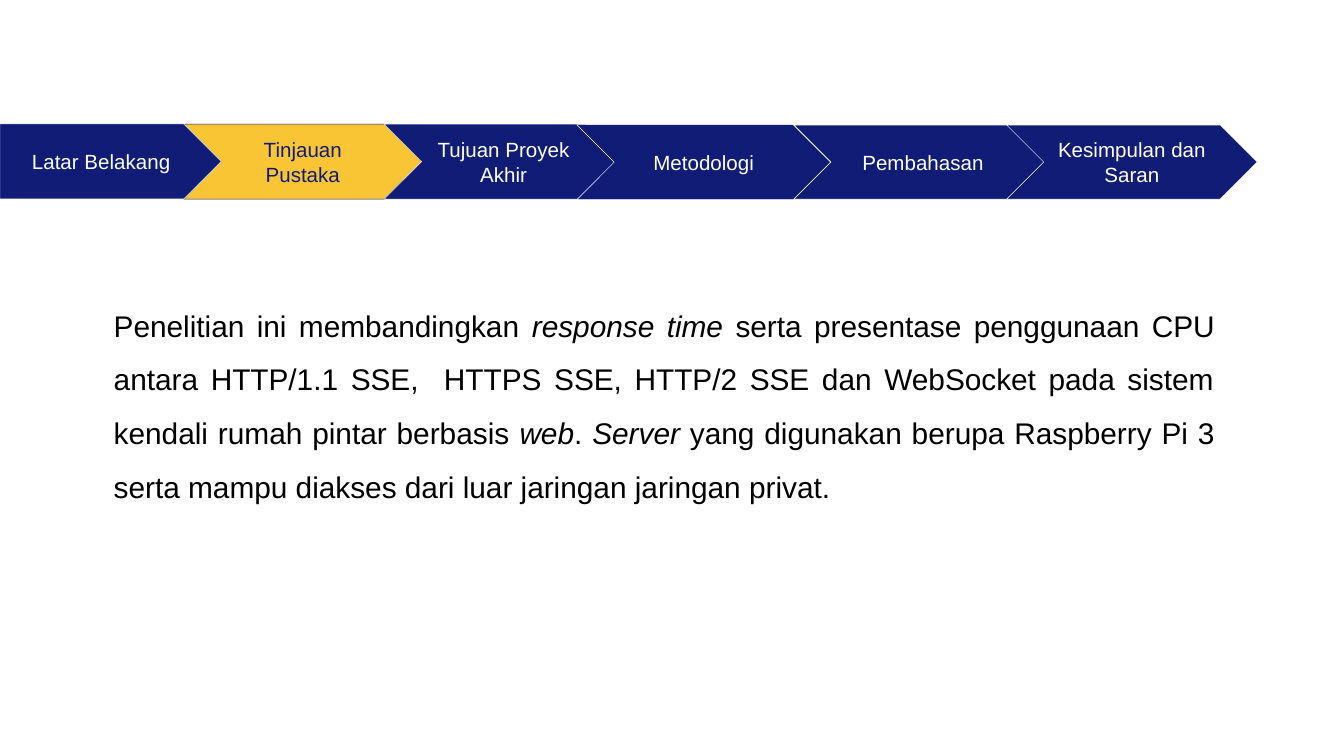
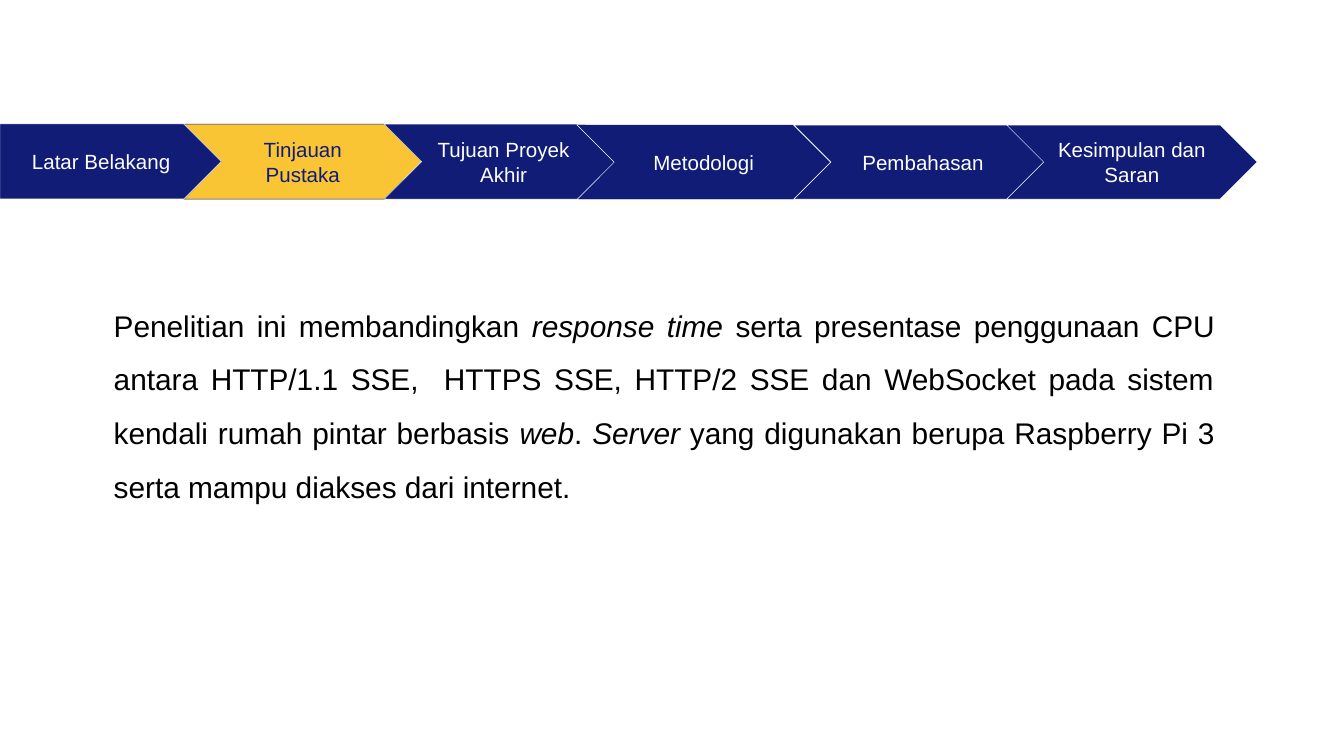
Before and after one commit to rusminto/ws_sse, a slide deck: slide 17 of berkas/ppt muham.pptx (slide 18 before the commit). Drawn at 1344x756 pixels with LibreOffice and Linux fonts; fonts in the diff are those of the drawing; background and template pictures are left out. Boxes give left, top, right and bottom in pixels: in the first picture for what was removed or moved away, otherwise in the second. Text is boxed around its words. In the diff, an @@ line names an element or a change of style, - is before the commit and + after.

```diff
--- a/berkas/ppt muham.pptx
+++ b/berkas/ppt muham.pptx
@@ text at [114, 315, 1215, 503]: text changed @@
-Penelitian ini membandingkan response time serta presentase penggunaan CPU antara HTTP/1.1 SSE, HTTPS SSE, HTTP/2 SSE dan WebSocket pada sistem kendali rumah pintar berbasis web. Server yang digunakan berupa Raspberry Pi 3 serta mampu diakses dari luar jaringan jaringan privat.
+Penelitian ini membandingkan response time serta presentase penggunaan CPU antara HTTP/1.1 SSE, HTTPS SSE, HTTP/2 SSE dan WebSocket pada sistem kendali rumah pintar berbasis web. Server yang digunakan berupa Raspberry Pi 3 serta mampu diakses dari internet.
```
Also in this commit, not shown: 23 other slides changed, 2 slides removed, 50 other files.
